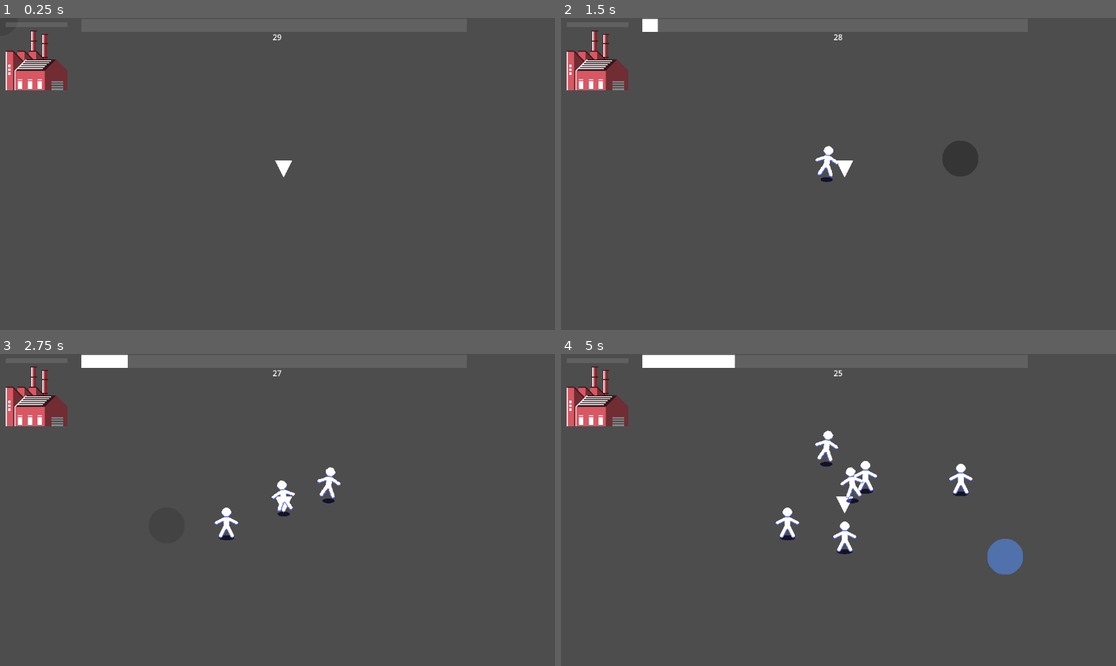
Above: before the commit, frames 1-4 (two rows, left to right).
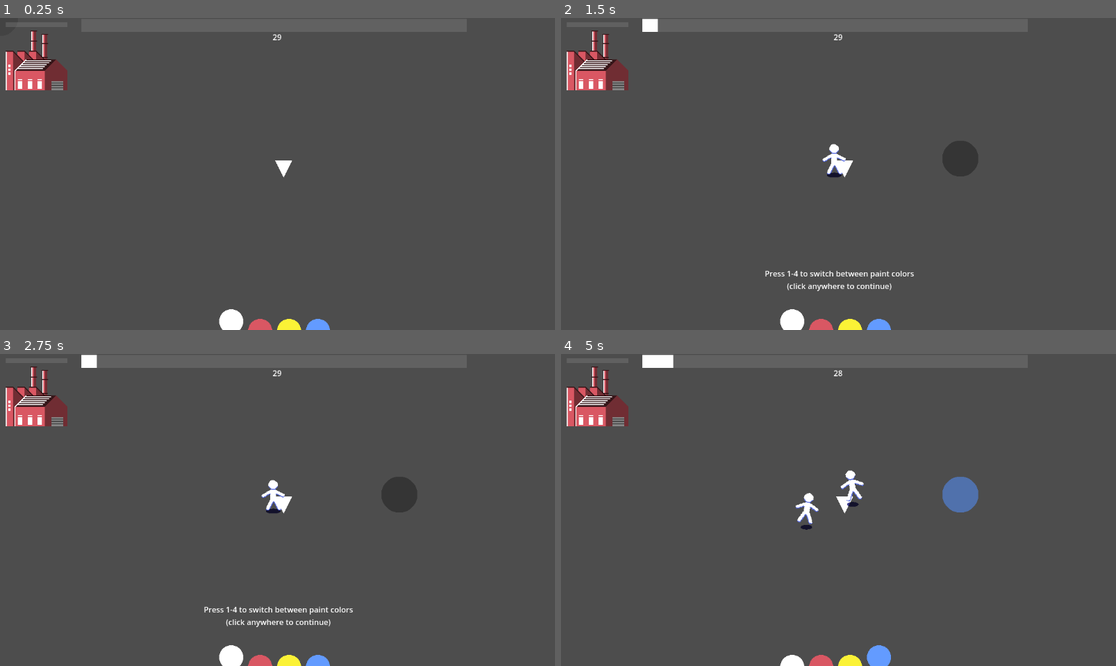
Above: after the commit, the same moments.

Repository: borknbeans/Mini-Jame-Gam-43
Game: Godot game, scene res://scenes/main.tscn
Same seed, same stepped clock (60 frames per second), same inputs: the game is played once before the commit and once after it.
Inputs (mouse positions are in pixels of both pictures, inside the frame that each line leads up to):
- Up to frame 1 (0.25 s): no input
- Up to frame 2 (1.5 s): tap Enter at 0.5 s; move the mouse to (960, 158) at 0.52 s; press the mouse at (960, 158) at 0.53 s; tap 1 (select_paint_1) at 0.8 s; release the mouse at (960, 158) at 1.25 s; click (860, 189) at 1.25 s
- Up to frame 3 (2.75 s): tap Enter at 2 s; move the mouse to (166, 525) at 2.02 s; tap 1 (select_paint_1) at 2.1 s; tap 2 (select_paint_2) at 2.3 s
- Up to frame 4 (5 s): tap Enter at 2.75, 3.5, 4.25 s; move the mouse to (894, 441) at 2.77 s; tap 2 (select_paint_2) at 2.85 s; tap 3 (select_paint_3) at 3.05, 3.6 s; move the mouse to (810, 572) at 3.52 s; tap 4 (select_paint_4) at 3.8, 4.35 s; move the mouse to (1005, 556) at 4.27 s; press the mouse at (1005, 556) at 4.28 s

The runs differ from the first frame. In frame 1, 0.6% of the frame differs, in the area x 39-60%, y 93-100%; in frame 2, 1.3%; in frame 3, 2.0%; in frame 4, 3.6%, in the area x 20-84%, y 0-100%.

Commit message:
working game loop

Diff:
--- a/scenes/drop_off.tscn
+++ b/scenes/drop_off.tscn
@@ -78,7 +78,7 @@
 [node name="DropOff" type="Area2D" groups=["drop_off"]]
 collision_mask = 2
 script = ExtResource("1_5sj5x")
-reduction_timer_length = 0.1
+reduction_timer_length = 0.05
 balance_reduction_amount = 0.2
 safe_color = Color(0.337255, 0.694118, 0.356863, 1)
 medium_danger_color = Color(0.801903, 0.440501, 0.195468, 1)
--- a/scenes/main.tscn
+++ b/scenes/main.tscn
@@ -34,6 +34,8 @@
 [sub_resource type="StyleBoxEmpty" id="StyleBoxEmpty_trceg"]
 
 [sub_resource type="StyleBoxEmpty" id="StyleBoxEmpty_a8y0u"]
+
+[sub_resource type="SphereMesh" id="SphereMesh_jyhfs"]
 
 [node name="Main" type="Node2D"]
 y_sort_enabled = true
@@ -113,6 +115,7 @@
 [node name="ContinueButton" type="Button" parent="."]
 process_mode = 2
 visible = false
+z_index = 20
 offset_left = 553.0
 offset_top = 314.0
 offset_right = 632.0
@@ -134,6 +137,7 @@
 
 [node name="GameOver" type="Label" parent="."]
 visible = false
+z_index = 20
 offset_left = 562.0
 offset_top = 298.0
 offset_right = 628.0
@@ -142,12 +146,46 @@
 
 [node name="TutorialText1" type="Label" parent="."]
 visible = false
+z_index = 20
 offset_left = 318.0
 offset_top = 59.0
 offset_right = 855.0
 offset_bottom = 108.0
 text = "As the little guys spawn, this bar fills up. If it fills completely, you lose!
 (click to continue)"
+horizontal_alignment = 1
+
+[node name="TutorialText2" type="Label" parent="."]
+visible = false
+z_index = 20
+offset_left = 423.0
+offset_top = 519.0
+offset_right = 733.0
+offset_bottom = 568.0
+text = "Press 1-4 to switch between paint colors
+(click anywhere to continue)"
+horizontal_alignment = 1
+
+[node name="TutorialText3" type="Label" parent="."]
+visible = false
+z_index = 20
+offset_left = 298.0
+offset_top = 70.0
+offset_right = 844.0
+offset_bottom = 119.0
+text = "Click anywhere to paint. Painted guys will run to their colored building!
+(click anywhere to continue)"
+horizontal_alignment = 1
+
+[node name="TutorialText4" type="Label" parent="."]
+visible = false
+z_index = 20
+offset_left = -41.0
+offset_top = 176.0
+offset_right = 505.0
+offset_bottom = 225.0
+text = "Filling up a building too quickly will put it on cooldown!
+(click anywhere to continue)"
 horizontal_alignment = 1
 
 [node name="TutorialButton" type="Button" parent="."]
@@ -169,6 +207,29 @@
 theme_override_styles/normal_mirrored = SubResource("StyleBoxEmpty_trceg")
 theme_override_styles/normal = SubResource("StyleBoxEmpty_a8y0u")
 
+[node name="ClearColor" type="MeshInstance2D" parent="."]
+position = Vector2(484.972, 652)
+scale = Vector2(50, 50)
+mesh = SubResource("SphereMesh_jyhfs")
+
+[node name="RedColor" type="MeshInstance2D" parent="."]
+modulate = Color(0.85098, 0.341176, 0.388235, 1)
+position = Vector2(548.972, 652)
+scale = Vector2(50, 50)
+mesh = SubResource("SphereMesh_jyhfs")
+
+[node name="YellowColor" type="MeshInstance2D" parent="."]
+modulate = Color(0.984314, 0.94902, 0.211765, 1)
+position = Vector2(614.972, 654)
+scale = Vector2(50, 50)
+mesh = SubResource("SphereMesh_jyhfs")
+
+[node name="BlueColor" type="MeshInstance2D" parent="."]
+modulate = Color(0.388235, 0.607843, 1, 1)
+position = Vector2(679.972, 654)
+scale = Vector2(50, 50)
+mesh = SubResource("SphereMesh_jyhfs")
+
 [connection signal="pressed" from="Button" to="." method="_on_button_pressed"]
 [connection signal="pressed" from="ContinueButton" to="." method="_on_continue_button_pressed"]
 [connection signal="timeout" from="GameTimer" to="." method="_on_game_timer_timeout"]
--- a/scripts/brush.gd
+++ b/scripts/brush.gd
@@ -1,5 +1,7 @@
 class_name Brush
 extends Node2D
 
+signal color_changed(color: int)
+
 @export var paint_drop_scene: PackedScene
 @export var color: int
--- a/scripts/drop_off.gd
+++ b/scripts/drop_off.gd
@@ -71,6 +71,10 @@
 
 	last_body_entered.start()
 
+	if Utility.first_time_drop_off:
+		Utility.first_time_drop_off = false
+		Utility.drop_off_tutorial_signal.emit()
+
 func shake() -> void:
 	sprite_2d.offset = sprite_2d.offset.slerp(shake_point, shake_weight)
 	shake_weight += shake_increment
--- a/scripts/main.gd
+++ b/scripts/main.gd
@@ -14,14 +14,27 @@
 @onready var game_over: Label = $GameOver
 @onready var tutorial_text_1: Label = $TutorialText1
 @onready var tutorial_button: Button = $TutorialButton
+@onready var brush: Brush = $Brush
+@onready var clear_color: MeshInstance2D = $ClearColor
+@onready var red_color: MeshInstance2D = $RedColor
+@onready var yellow_color: MeshInstance2D = $YellowColor
+@onready var blue_color: MeshInstance2D = $BlueColor
+@onready var tutorial_text_2: Label = $TutorialText2
+@onready var tutorial_text_3: Label = $TutorialText3
+@onready var tutorial_text_4: Label = $TutorialText4
 
 var max_people: int = 25
 var time: int = 30
 var level: int = 1
 var tutorial: bool = false
+var tutorial_step: int = 1
 
 func _ready() -> void:
 	game_timer.start()
+
+	brush.color_changed.connect(_on_brush_color_changed)
+	Utility.drop_off_tutorial_signal.connect(_on_first_time_drop_off)
+	_on_brush_color_changed(0)
 
 	await get_tree().create_timer(1).timeout
 	tutorial_text_1.show()
@@ -40,6 +53,33 @@
 
 	timer_label.text = str((int)(game_timer.time_left))
 
+func _on_brush_color_changed(color: int) -> void:
+	var x = 480
+	var y = 650
+
+	var sep = 60
+
+	match (color):
+		0:
+			clear_color.position = Vector2(x, y - 20)
+			red_color.position = Vector2(x + (60 * 1), y)
+			yellow_color.position = Vector2(x + (60 * 2), y)
+			blue_color.position = Vector2(x + (60 * 3), y)
+		1:
+			clear_color.position = Vector2(x, y)
+			red_color.position = Vector2(x + (60 * 1), y - 20)
+			yellow_color.position = Vector2(x + (60 * 2), y)
+			blue_color.position = Vector2(x + (60 * 3), y)
+		2:
+			clear_color.position = Vector2(x, y)
+			red_color.position = Vector2(x + (60 * 1), y)
+			yellow_color.position = Vector2(x + (60 * 2), y - 20)
+			blue_color.position = Vector2(x + (60 * 3), y)
+		3:
+			clear_color.position = Vector2(x, y)
+			red_color.position = Vector2(x + (60 * 1), y)
+			yellow_color.position = Vector2(x + (60 * 2), y)
+			blue_color.position = Vector2(x + (60 * 3), y - 20)
 
 func _on_button_pressed() -> void:
 	button.hide()
@@ -48,6 +88,12 @@
 	get_tree().paused = false
 	game_timer.stop()
 	game_timer.start(time)
+
+func _on_first_time_drop_off() -> void:
+	tutorial = true
+	tutorial_button.show()
+	tutorial_text_4.show()
+	get_tree().paused = true
 
 
 func _on_game_timer_timeout() -> void:
@@ -70,7 +116,10 @@
 			man_spawner.spawn_delay = 0.5
 			man_spawner_3.show()
 			Utility.reset_level.emit()
-			max_people = 60
+			max_people = 75
+			red_drop_off.max_balance = 18
+			blue_drop_off.max_balance = 18
+			yellow_drop_off.max_balance = 18
 		4:
 			continue_button.hide()
 			game_over.show()
@@ -85,6 +134,22 @@
 
 func _on_tutorial_button_pressed() -> void:
 	if tutorial:
+		tutorial_step += 1
 		get_tree().paused = false
 		tutorial_button.hide()
 		tutorial_text_1.hide()
+		tutorial_text_2.hide()
+		tutorial_text_3.hide()
+		tutorial_text_4.hide()
+
+		match tutorial_step:
+			2:
+				tutorial_button.show()
+				tutorial_text_2.show()
+				tutorial = true
+				get_tree().paused = true
+			3:
+				tutorial_button.show()
+				tutorial_text_3.show()
+				tutorial = true
+				get_tree().paused = true
--- a/scripts/states/brush/brush_state.gd
+++ b/scripts/states/brush/brush_state.gd
@@ -19,12 +19,16 @@
 func _process(delta: float) -> void:
 	if Input.is_action_just_pressed("select_paint_1"):
 		brush.color = 0
+		brush.color_changed.emit(0)
 	if Input.is_action_just_pressed("select_paint_2"):
 		brush.color = 1
+		brush.color_changed.emit(1)
 	if Input.is_action_just_pressed("select_paint_3"):
 		brush.color = 2
+		brush.color_changed.emit(2)
 	if Input.is_action_just_pressed("select_paint_4"):
 		brush.color = 3
+		brush.color_changed.emit(3)
 
 ## Called by the state machine when receiving unhandled input events.
 func handle_input(event: InputEvent) -> void:
--- a/scripts/util/Utility.gd
+++ b/scripts/util/Utility.gd
@@ -2,6 +2,9 @@
 
 signal reset_level
 signal level_change(level: int)
+signal drop_off_tutorial_signal
+
+var first_time_drop_off: bool = true
 
 enum COLORS {
 	NEUTRAL,
Not shown: 1 places in scenes/main.tscn that only renumber resources
